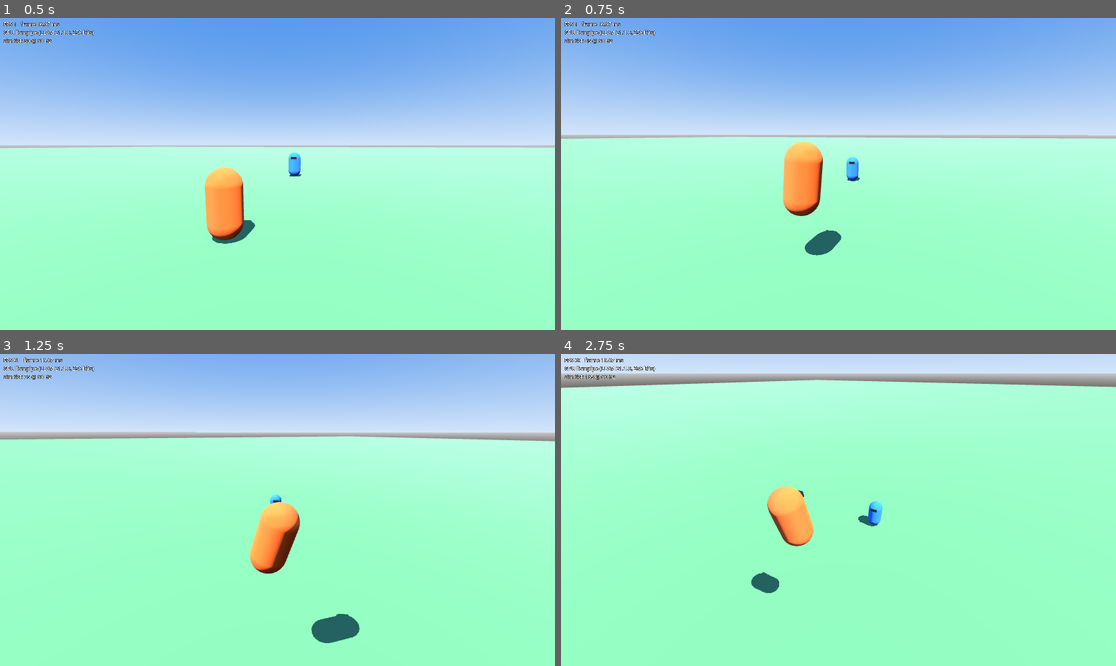
Above: before the commit, frames 1-4 (two rows, left to right).
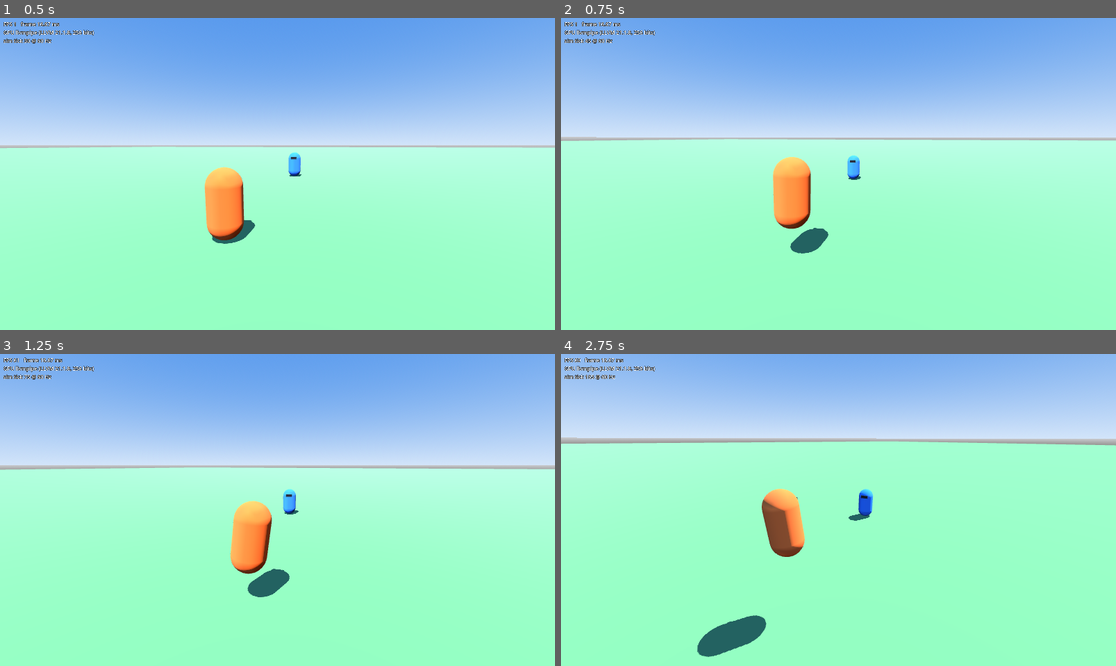
Above: after the commit, the same moments.

Repository: ArnabChatterjee20k/skybreak
Game: Godot game, scene res://game/levels/test_arena.tscn
The game is run twice, just before and just after one commit, with the same random seed, the same clock (stepped at 60 frames per second) and the same inputs.
Inputs (mouse positions are in pixels of both pictures, inside the frame that each line leads up to):
- Up to frame 1 (0.5 s): no input
- Up to frame 2 (0.75 s): tap Enter at 0.5 s; move the mouse to (960, 158) at 0.52 s; hold D (move_right) from 0.53 s (still down); tap Space (ascend) at 0.6 s; click (960, 158) at 0.67 s
- Up to frame 3 (1.25 s): keep holding D (move_right)
- Up to frame 4 (2.75 s): move the mouse to (810, 510) at 1.27 s; release D (move_right) at 1.28 s; hold W (move_forward) from 1.28 s (still down); tap Space (ascend) at 1.35, 2.3 s; move the mouse to (849, 503) at 2.02 s; tap E (fighter_block) at 2.1 s

Frame 1 is identical in both runs. In frame 2, 3.6% of the frame differs, in the area x 0-100%, y 37-77%; in frame 3, 40%, in the area x 0-100%, y 0-93%; in frame 4, 31%.

Commit message:
T-D03: Attack state machine, light string, charged smash and cancels
One ATTACKING state with a phase derived from move_tick. Attacks start from
idle, moving, flying and charging through the input buffer, lock movement
except a per-move step, and keep their facing. Adds register_contact and
can_cancel_into for T-D04, push-block routing, and the view read API.
Buffer tests now use an action nothing consumes, and the 10k-tick
determinism match scripts attacks, strings, charge, contact and cancels.

Co-Authored-By: Claude Opus 5.5 <noreply@anthropic.com>

Diff:
--- a/game/combat/combat_sim.gd
+++ b/game/combat/combat_sim.gd
@@ -16,11 +16,21 @@
 const _DASH := FighterInput.Action.DASH
 const _BLOCK := FighterInput.Action.BLOCK
 const _CHARGE := FighterInput.Action.CHARGE
+const _LIGHT := FighterInput.Action.LIGHT
+const _HEAVY := FighterInput.Action.HEAVY
 const _UNIT := FighterState.METER_UNIT
 ## Presses that do not interrupt charging.
 const _CHARGE_SAFE_ACTIONS := FighterInput.Action.CHARGE | FighterInput.Action.LOCK_TOGGLE
 ## A rush dash counts as arrived within this many metres of its stop distance.
 const _RUSH_ARRIVAL_MARGIN := 0.01
+## Planar move input shorter than this makes a neutral heavy.
+const _HEAVY_DEADZONE := 0.5
+## Move input within 45 degrees of toward/away from the target picks Breaker/Launcher.
+const _HEAVY_CONE := 0.7071
+## States an attack can start from; charging is ended first by the attack press.
+const _ATTACK_START_STATES: Array[FighterState.State] = [
+	FighterState.State.IDLE, FighterState.State.MOVING, FighterState.State.FLYING,
+]
 
 var current_tick: int = 0
 var fighters: Array[FighterState] = []
@@ -79,7 +89,8 @@
 	round_winner = -1
 	for fighter in fighters:
 		_reset_round_meters(fighter)
-		if fighter.state in [FighterState.State.CHARGING, FighterState.State.GUARD_BROKEN]:
+		if fighter.state in [FighterState.State.CHARGING, FighterState.State.GUARD_BROKEN,
+				FighterState.State.ATTACKING]:
 			_enter_free_state(fighter)
 
 
@@ -183,6 +194,31 @@
 		fighter.enter_state(FighterState.State.GUARD_BROKEN)
 
 
+## Records that the fighter's current move touched an opponent, which opens
+## its cancel window. T-D04 calls it on hit or block; ignored when not attacking.
+func register_contact(fighter_index: int, blocked: bool) -> void:
+	var fighter := fighters[fighter_index]
+	if fighter.state != FighterState.State.ATTACKING or fighter.holding_charge:
+		return
+	if blocked:
+		fighter.contact_blocked = true
+	else:
+		fighter.contact_hit = true
+
+
+## True if the current move may be cancelled into a move of this level right
+## now: higher level only, inside the cancel window, after contact.
+func can_cancel_into(fighter_index: int, level: MoveData.CancelLevel) -> bool:
+	var fighter := fighters[fighter_index]
+	var move := fighter.move
+	if fighter.state != FighterState.State.ATTACKING or fighter.holding_charge \
+			or level <= move.cancel_level \
+			or fighter.move_tick < move.cancel_start_tick or fighter.move_tick >= move.cancel_end_tick:
+		return false
+	return (fighter.contact_hit and move.cancel_on_hit) \
+		or (fighter.contact_blocked and move.cancel_on_block)
+
+
 ## Uses up a vanish input (both presses). False if there is none.
 func consume_vanish_input(fighter_index: int) -> bool:
 	if not has_vanish_input(fighter_index):
@@ -202,6 +238,7 @@
 	_finish_timed_action(index, input)
 	if not round_over:
 		_start_buffered_action(index, input, wish)
+		_start_attack(index, input, wish)
 		_start_charging(index)
 	match fighter.state:
 		FighterState.State.IDLE, FighterState.State.MOVING:
@@ -212,12 +249,16 @@
 			_move_flying(fighter, input, wish)
 		FighterState.State.DASHING:
 			_move_dashing(index, input, wish)
+		FighterState.State.ATTACKING:
+			_move_attacking(fighter)
 		FighterState.State.VANISHING, FighterState.State.CHARGING, FighterState.State.GUARD_BROKEN:
 			fighter.velocity = Vector3.ZERO
 	fighter.position += fighter.velocity * TICK_SECONDS
 	_clamp_to_arena(fighter)
 	_land_if_on_floor(fighter)
-	_update_facing(index)
+	# An attack keeps the facing it started with.
+	if fighter.state != FighterState.State.ATTACKING:
+		_update_facing(index)
 	if not round_over:
 		_update_meters(fighter)
 	fighter.state_ticks += 1
@@ -243,10 +284,13 @@
 		fighter.lock_on_target = _next_opponent(index, fighter.lock_on_target, input.target_switch)
 
 
-## Ends dashes, vanishes, charging and guard breaks that are over, before new actions.
+## Ends dashes, vanishes, charging, guard breaks and attacks that are over, before new actions.
 func _finish_timed_action(index: int, input: FighterInput) -> void:
 	var fighter := fighters[index]
 	match fighter.state:
+		FighterState.State.ATTACKING:
+			_advance_attack(index, input)
+			return
 		FighterState.State.VANISHING:
 			if fighter.state_ticks >= tuning.vanish_step_ticks:
 				_enter_free_state(fighter)
@@ -289,7 +333,8 @@
 func _start_buffered_action(index: int, input: FighterInput, wish: Vector3) -> void:
 	var fighter := fighters[index]
 	var free := _is_free(fighter)
-	var can_vanish := free or fighter.state == FighterState.State.DASHING
+	var can_vanish := free or fighter.state == FighterState.State.DASHING \
+		or can_cancel_into(index, MoveData.CancelLevel.VANISH)
 	if can_vanish and has_vanish_input(index):
 		if _spend_ki(fighter, meter_tuning.vanish_step_ki_cost):
 			consume_vanish_input(index)
@@ -306,6 +351,136 @@
 	if consume_buffered(index, _CHARGE):
 		fighter.velocity = Vector3.ZERO
 		fighter.enter_state(FighterState.State.CHARGING)
+
+
+## Starts a buffered attack from a free state, or a heavy that cancels the current move.
+func _start_attack(index: int, input: FighterInput, wish: Vector3) -> void:
+	var fighter := fighters[index]
+	if fighter.state == FighterState.State.ATTACKING:
+		if is_buffered(index, _HEAVY) and can_cancel_into(index, MoveData.CancelLevel.HEAVY):
+			_begin_heavy(index, input, wish)
+		return
+	if fighter.state not in _ATTACK_START_STATES:
+		return
+	if is_buffered(index, _HEAVY):
+		_begin_heavy(index, input, wish)
+	elif is_buffered(index, _LIGHT):
+		_begin_light(index, 1)
+
+
+## Starts light number (1-based) of the string. False if the fighter lacks the move or its ki.
+func _begin_light(index: int, number: int) -> bool:
+	var fighter := fighters[index]
+	var lights := _move_set(fighter).light_string
+	if number > lights.size() or not _spend_ki(fighter, lights[number - 1].ki_cost):
+		return false
+	consume_buffered(index, _LIGHT)
+	_update_facing(index)
+	fighter.begin_move(lights[number - 1])
+	fighter.string_index = number
+	return true
+
+
+func _begin_heavy(index: int, input: FighterInput, wish: Vector3) -> void:
+	var fighter := fighters[index]
+	var move := _heavy_for(index, input, wish)
+	if move == null or not _spend_ki(fighter, move.ki_cost):
+		return
+	consume_buffered(index, _HEAVY)
+	_update_facing(index)
+	fighter.begin_move(move)
+	if move.can_charge() and input.is_held(_HEAVY):
+		fighter.charge_ticks = 1
+
+
+## Push-block while blocking; else ascend/descend, then direction relative to the target.
+func _heavy_for(index: int, input: FighterInput, wish: Vector3) -> MoveData:
+	var fighter := fighters[index]
+	var moves := _move_set(fighter)
+	if fighter.blocking:
+		return moves.push_block
+	if input.vertical > 0:
+		return moves.rising
+	if input.vertical < 0:
+		return moves.spike
+	var planar := Vector3(wish.x, 0.0, wish.z)
+	if planar.length() < _HEAVY_DEADZONE:
+		return moves.smash
+	var along := planar.normalized().dot(_attack_forward(index))
+	if along >= _HEAVY_CONE:
+		return moves.breaker
+	if along <= -_HEAVY_CONE:
+		return moves.launcher
+	return moves.sweep
+
+
+## Planar unit direction toward the lock-on target, or the facing when unlocked.
+func _attack_forward(index: int) -> Vector3:
+	var fighter := fighters[index]
+	if fighter.lock_on_target >= 0:
+		var to_target := fighters[fighter.lock_on_target].position - fighter.position
+		to_target.y = 0.0
+		if to_target.length_squared() > 0.0001:
+			return to_target.normalized()
+	return Basis(Vector3.UP, fighter.facing_yaw) * Vector3.FORWARD
+
+
+## Moves the attack on by one tick: charge, string, end of the move.
+func _advance_attack(index: int, input: FighterInput) -> void:
+	var fighter := fighters[index]
+	if fighter.holding_charge:
+		_hold_charge(fighter, input)
+		return
+	fighter.move_tick += 1
+	var move := fighter.move
+	if fighter.move_tick >= move.total_ticks():
+		_enter_free_state(fighter)
+		return
+	if move.can_charge() and fighter.move_tick < move.startup_ticks:
+		# Charge counts only while the button stays held since the press.
+		if input.is_held(_HEAVY) and fighter.charge_ticks == fighter.move_tick:
+			fighter.charge_ticks += 1
+			if fighter.charge_ticks >= move.charge_level_ticks[0]:
+				fighter.holding_charge = true
+				fighter.move_tick = 0
+				_hold_charge(fighter, input, false)
+		return
+	_advance_string(index)
+
+
+## Raises the charge level while held; release or the top level performs it.
+func _hold_charge(fighter: FighterState, input: FighterInput, count_tick: bool = true) -> void:
+	var levels := _move_set(fighter).charged_smash
+	if input.is_held(_HEAVY):
+		if count_tick:
+			fighter.charge_ticks += 1
+		var level := 0
+		for threshold in fighter.move.charge_level_ticks:
+			if fighter.charge_ticks >= threshold:
+				level += 1
+		fighter.charge_level = mini(level, levels.size())
+		if fighter.charge_level < levels.size():
+			return
+	var reached := fighter.charge_level
+	fighter.begin_move(levels[reached - 1])
+	fighter.charge_level = reached
+
+
+## Light string: one press inside the window queues the next hit; any press
+## outside it drops the string, and later presses are ignored (no mashing).
+func _advance_string(index: int) -> void:
+	var fighter := fighters[index]
+	var move := fighter.move
+	if fighter.string_index == 0 or fighter.string_index >= _move_set(fighter).light_string.size():
+		return
+	if consume_buffered(index, _LIGHT) and not fighter.string_dropped and not fighter.string_queued:
+		var opens := move.string_window_start_tick
+		if fighter.move_tick >= opens and fighter.move_tick < opens + move.string_window_ticks:
+			fighter.string_queued = true
+		else:
+			fighter.string_dropped = true
+	if fighter.string_queued and fighter.move_tick >= move.recovery_start_tick():
+		_begin_light(index, fighter.string_index + 1)
 
 
 func _start_dash(index: int, input: FighterInput, wish: Vector3) -> void:
@@ -404,6 +579,16 @@
 			# Never overshoot the stop distance in one tick.
 			var room := maxf(to_target.length() - tuning.rush_stop_distance, 0.0)
 			fighter.velocity = fighter.dash_direction * minf(tuning.rush_speed, room / TICK_SECONDS)
+
+
+## Attacks hold position except the move's step, spread over its startup.
+func _move_attacking(fighter: FighterState) -> void:
+	var move := fighter.move
+	fighter.velocity = Vector3.ZERO
+	if fighter.holding_charge or fighter.move_tick >= move.startup_ticks:
+		return
+	var forward := Basis(Vector3.UP, fighter.facing_yaw) * Vector3.FORWARD
+	fighter.velocity = forward * (move.step_distance / (move.startup_ticks * TICK_SECONDS))
 
 
 ## Keeps fighters inside the arena box and stops motion into its walls.
@@ -563,6 +748,12 @@
 	fighter.burst = mini(fighter.burst + units, cap)
 
 
+func _move_set(fighter: FighterState) -> MoveSet:
+	if fighter.stats.move_set:
+		return fighter.stats.move_set
+	return (DEFAULT_FIGHTER_STATS as FighterStats).move_set
+
+
 ## Standing, moving, falling or flying: able to start a new action.
 func _is_free(fighter: FighterState) -> bool:
 	return fighter.state in [
--- a/game/combat/fighter_state.gd
+++ b/game/combat/fighter_state.gd
@@ -3,7 +3,7 @@
 ## Simulation state of one fighter. Presentation reads it; only CombatSim
 ## writes it. Add new fields to state_values() so the state hash covers them.
 
-## What the fighter is doing. Later tasks add attack, hitstun, blockstun etc.
+## What the fighter is doing. Later tasks add hitstun, blockstun etc.
 enum State {
 	IDLE, ## Standing on the ground.
 	MOVING, ## Running or sliding on the ground.
@@ -13,6 +13,16 @@
 	VANISHING, ## Vanish step: teleported, briefly unable to act.
 	CHARGING, ## Charging ki in place; any other action or a hit ends it.
 	GUARD_BROKEN, ## Stunned after the guard meter ran out.
+	ATTACKING, ## Performing a move; attack_phase() says which part.
+}
+
+## Part of the current move, derived from move_tick.
+enum AttackPhase {
+	NONE, ## Not attacking.
+	HOLD, ## Holding the button to charge (Charged Smash).
+	STARTUP,
+	ACTIVE,
+	RECOVERY,
 }
 
 ## Stored meter units per display unit: meters are integers in sixtieths.
@@ -60,11 +70,102 @@
 ## Last Stand gives its free burst once per match.
 var last_stand_used: bool = false
 
+# Attack, all reset when the fighter leaves ATTACKING.
+## The move being performed, or null.
+var move: MoveData
+## Tick of the move being performed, 0 on its first startup tick. Stays 0 while holding.
+var move_tick: int = 0
+## True while holding the button to charge a chargeable move.
+var holding_charge: bool = false
+## Ticks the charge button has been held since the press.
+var charge_ticks: int = 0
+## Charge level reached, 0 when not charged.
+var charge_level: int = 0
+## Position in the light string (1 = first light), 0 when not in one.
+var string_index: int = 0
+## A light press came outside the timing window: this hit ends the string.
+var string_dropped: bool = false
+## A light press came inside the window: the next hit comes out at recovery start.
+var string_queued: bool = false
+## The current move touched an opponent (set through CombatSim.register_contact).
+var contact_hit: bool = false
+var contact_blocked: bool = false
+
 
 ## Switches to new_state and restarts the tick counter, even if it is the same state.
+## Leaving ATTACKING clears the attack.
 func enter_state(new_state: State) -> void:
 	state = new_state
 	state_ticks = 0
+	if new_state != State.ATTACKING:
+		_clear_attack()
+
+
+## Starts performing new_move from its first startup tick.
+func begin_move(new_move: MoveData) -> void:
+	enter_state(State.ATTACKING)
+	_clear_attack()
+	move = new_move
+
+
+## Id of the move being performed, empty when not attacking.
+func move_id() -> StringName:
+	return move.id if move else &""
+
+
+func attack_phase() -> AttackPhase:
+	if move == null:
+		return AttackPhase.NONE
+	if holding_charge:
+		return AttackPhase.HOLD
+	if move_tick < move.startup_ticks:
+		return AttackPhase.STARTUP
+	if move_tick < move.recovery_start_tick():
+		return AttackPhase.ACTIVE
+	return AttackPhase.RECOVERY
+
+
+## Ticks into the current attack phase, 0 on its first tick. HOLD counts from the button press.
+func phase_tick() -> int:
+	match attack_phase():
+		AttackPhase.HOLD:
+			return charge_ticks - 1
+		AttackPhase.STARTUP:
+			return move_tick
+		AttackPhase.ACTIVE:
+			return move_tick - move.startup_ticks
+		AttackPhase.RECOVERY:
+			return move_tick - move.recovery_start_tick()
+	return 0
+
+
+## This tick's hitboxes in world space, as {start, end, radius}; start == end is a sphere.
+func active_hitboxes() -> Array[Dictionary]:
+	var shapes: Array[Dictionary] = []
+	if move == null or holding_charge:
+		return shapes
+	var to_world := Transform3D(Basis(Vector3.UP, facing_yaw), position)
+	for shape in move.hitboxes_at(move_tick):
+		shapes.append({
+			"start": to_world * (shape.start as Vector3),
+			"end": to_world * (shape.end as Vector3),
+			"radius": shape.radius,
+		})
+	return shapes
+
+
+## True while hits do not interrupt the current move (armor).
+func is_armored() -> bool:
+	return move != null and not holding_charge \
+		and move_tick >= move.armor_start_tick and move_tick < move.armor_end_tick
+
+
+## True while a hit on the given body part passes through (invincibility).
+func is_invincible_to(upper_body_hit: bool) -> bool:
+	if move == null or holding_charge \
+			or move_tick < move.invincible_start_tick or move_tick >= move.invincible_end_tick:
+		return false
+	return upper_body_hit or not move.invincible_upper_body_only
 
 
 func is_grounded() -> bool:
@@ -104,4 +205,19 @@
 		dash_kind, dash_direction, press_ages, consumed_presses,
 		health, grey_health, ki, guard, burst, ticks_since_hit, ticks_since_block,
 		blocking, last_stand_used,
+		move_id(), move_tick, holding_charge, charge_ticks, charge_level,
+		string_index, string_dropped, string_queued, contact_hit, contact_blocked,
 	]
+
+
+func _clear_attack() -> void:
+	move = null
+	move_tick = 0
+	holding_charge = false
+	charge_ticks = 0
+	charge_level = 0
+	string_index = 0
+	string_dropped = false
+	string_queued = false
+	contact_hit = false
+	contact_blocked = false
--- a/tests/combat/test_combat_sim.gd
+++ b/tests/combat/test_combat_sim.gd
@@ -1,7 +1,7 @@
 extends GutTest
 
 ## Held-action sets the scripted match picks from, so dashes can be held long
-## enough to sustain and vanishes, lock-ons, charging and other buttons all happen.
+## enough to sustain and vanishes, lock-ons, charging, attacks and charged smashes all happen.
 const SCRIPTED_HOLDS: Array[int] = [
 	0,
 	FighterInput.Action.DASH,
@@ -12,15 +12,21 @@
 	FighterInput.Action.LIGHT | FighterInput.Action.HEAVY,
 	FighterInput.Action.CHARGE,
 	FighterInput.Action.CHARGE,
+	FighterInput.Action.HEAVY,
+	FighterInput.Action.HEAVY,
+	FighterInput.Action.LIGHT,
 ]
+## Chance per tick that light is tapped on top of the intent, so strings chain and drop.
+const LIGHT_TAP_CHANCE := 0.15
 const SCRIPTED_MOVES: Array[Vector2] = [
 	Vector2.ZERO, Vector2(0, 1), Vector2(0, -1), Vector2(1, 0), Vector2(-0.6, 0.8),
 ]
 
 
 ## Plays a scripted 2-fighter match: each fighter keeps a random intent for a
-## random stretch of ticks and now and then takes damage, guard damage or
-## blocks. A KO starts the next round. Records states, dash kinds and KOs seen.
+## random stretch of ticks, taps light now and then, and now and then takes
+## damage, guard damage or blocks; active attacks sometimes make contact. A KO
+## starts the next round. Records states, dash kinds, moves, cancels and KOs seen.
 func _run_match(seed_value: int, ticks: int, visited: Dictionary) -> int:
 	var sim := CombatSim.new(seed_value)
 	sim.add_fighter(Vector3(0, 1, 6))
@@ -36,28 +42,54 @@
 			if ticks_left[i] == 0:
 				intents[i] = _random_intent(scripted)
 				ticks_left[i] = scripted.randi_range(1, 40)
+				if intents[i].held_actions == FighterInput.Action.HEAVY:
+					# Long enough now and then to reach every charge level.
+					ticks_left[i] = scripted.randi_range(1, 80)
 			ticks_left[i] -= 1
-			var input := FighterInput.from_held(intents[i].held_actions, previous[i])
+			var held := intents[i].held_actions
+			if scripted.randf() < LIGHT_TAP_CHANCE:
+				held ^= FighterInput.Action.LIGHT
+			var input := FighterInput.from_held(held, previous[i])
 			input.move = intents[i].move
 			input.vertical = intents[i].vertical
 			input.view_yaw = intents[i].view_yaw
 			input.target_switch = scripted.randi_range(-1, 1) if scripted.randf() < 0.01 else 0
 			inputs.append(input)
 		_script_meter_events(sim, scripted)
+		var before: Array = sim.fighters.map(func(f: FighterState) -> Array: return [f.move, f.move_tick])
 		sim.tick(inputs)
 		previous = inputs
 		if sim.round_over:
 			visited["ko"] = true
 			sim.start_round()
-		for fighter in sim.fighters:
+		for i in sim.fighters.size():
+			var fighter := sim.fighters[i]
 			visited["state %d" % fighter.state] = true
 			visited["dash %d" % fighter.dash_kind] = true
+			visited["move %s" % fighter.move_id()] = true
+			visited["string %d" % fighter.string_index] = true
+			visited["charge %d" % fighter.charge_level] = true
+			_record_cancel(before[i], fighter, visited)
 	return sim.state_hash()
 
 
-## Stand-ins for the hits and blocks T-D04/T-D05 will produce.
+## Marks a cancel: the previous move was cut short by a heavy or a vanish step.
+func _record_cancel(before: Array, fighter: FighterState, visited: Dictionary) -> void:
+	var old_move: MoveData = before[0]
+	if old_move == null or before[1] + 1 >= old_move.total_ticks() or old_move.can_charge():
+		return
+	if fighter.state == FighterState.State.VANISHING:
+		visited["cancel vanish"] = true
+	elif old_move.cancel_level == MoveData.CancelLevel.LIGHT and fighter.move != null \
+			and fighter.move.cancel_level == MoveData.CancelLevel.HEAVY:
+		visited["cancel heavy"] = true
+
+
+## Stand-ins for the hits, blocks and contacts T-D04/T-D05 will produce.
 func _script_meter_events(sim: CombatSim, scripted: RandomNumberGenerator) -> void:
 	for i in 2:
+		if sim.fighters[i].attack_phase() == FighterState.AttackPhase.ACTIVE and scripted.randf() < 0.5:
+			sim.register_contact(i, scripted.randf() < 0.5)
 		var roll := scripted.randf()
 		if roll < 0.02:
 			sim.apply_damage(i, 1 - i, scripted.randi_range(100, 900))
@@ -85,6 +117,26 @@
 	assert_eq(_run_match(42, 10_000, {}), _run_match(42, 10_000, {}))
 
 
+func test_the_scripted_10k_tick_match_covers_every_kael_move_strings_charge_and_cancels() -> void:
+	var visited := {}
+	_run_match(42, 10_000, visited)
+	var moves: MoveSet = (CombatSim.DEFAULT_FIGHTER_STATS as FighterStats).move_set
+	var ids: Array[StringName] = []
+	for move in moves.light_string:
+		ids.append(move.id)
+	for move: MoveData in [moves.smash, moves.breaker, moves.launcher, moves.rising, moves.spike,
+			moves.sweep, moves.push_block]:
+		ids.append(move.id)
+	for move in moves.charged_smash:
+		ids.append(move.id)
+	for id in ids:
+		assert_true(visited.has("move %s" % id), "performed %s" % id)
+	assert_true(visited.has("string 4"), "a full light string")
+	assert_true(visited.has("charge 3"), "a level 3 charged smash")
+	assert_true(visited.has("cancel heavy"), "a light cancelled into a heavy")
+	assert_true(visited.has("cancel vanish"), "an attack cancelled into a vanish step")
+
+
 func test_the_scripted_10k_tick_match_covers_every_movement_mode_and_a_knockout() -> void:
 	var visited := {}
 	_run_match(42, 10_000, visited)
@@ -92,7 +144,7 @@
 	for state in [
 		FighterState.State.IDLE, FighterState.State.MOVING, FighterState.State.FLYING,
 		FighterState.State.DASHING, FighterState.State.VANISHING,
-		FighterState.State.CHARGING, FighterState.State.GUARD_BROKEN,
+		FighterState.State.CHARGING, FighterState.State.GUARD_BROKEN, FighterState.State.ATTACKING,
 	]:
 		assert_true(visited.has("state %d" % state), "reached %s" % FighterState.State.keys()[state])
 	for kind in [FighterState.DashKind.STEP, FighterState.DashKind.SUSTAINED, FighterState.DashKind.RUSH]:
@@ -127,9 +179,9 @@
 func test_state_hash_covers_the_input_buffer() -> void:
 	var sim := CombatSim.new()
 	sim.add_fighter(Vector3.ZERO)
-	var input := FighterInput.from_held(FighterInput.Action.LIGHT, FighterInput.new())
+	var input := FighterInput.from_held(FighterInput.Action.TRANSFORM, FighterInput.new())
 	var inputs: Array[FighterInput] = [input]
 	sim.tick(inputs)
 	var before := sim.state_hash()
-	sim.consume_buffered(0, FighterInput.Action.LIGHT)
+	sim.consume_buffered(0, FighterInput.Action.TRANSFORM)
 	assert_ne(sim.state_hash(), before)
--- a/tests/combat/test_input_buffer.gd
+++ b/tests/combat/test_input_buffer.gd
@@ -1,6 +1,7 @@
 extends GutTest
 
-const LIGHT := FighterInput.Action.LIGHT
+## An action no sim system consumes yet, so the buffer itself is under test.
+const PRESS := FighterInput.Action.TRANSFORM
 const DASH := FighterInput.Action.DASH
 const BLOCK := FighterInput.Action.BLOCK
 
@@ -28,44 +29,44 @@
 
 
 func test_a_press_is_buffered_on_the_tick_it_happens() -> void:
-	_hold(LIGHT)
-	assert_true(_sim.is_buffered(0, LIGHT))
+	_hold(PRESS)
+	assert_true(_sim.is_buffered(0, PRESS))
 
 
 func test_a_press_can_still_be_consumed_on_the_last_of_its_six_ticks() -> void:
-	_hold(LIGHT)
+	_hold(PRESS)
 	_hold(0, CombatSim.INPUT_BUFFER_TICKS - 1)
-	assert_true(_sim.consume_buffered(0, LIGHT))
+	assert_true(_sim.consume_buffered(0, PRESS))
 
 
 func test_a_press_expires_after_six_ticks() -> void:
-	_hold(LIGHT)
+	_hold(PRESS)
 	_hold(0, CombatSim.INPUT_BUFFER_TICKS)
-	assert_false(_sim.is_buffered(0, LIGHT))
-	assert_false(_sim.consume_buffered(0, LIGHT))
+	assert_false(_sim.is_buffered(0, PRESS))
+	assert_false(_sim.consume_buffered(0, PRESS))
 
 
 func test_a_buffered_press_is_consumed_only_once() -> void:
-	_hold(LIGHT)
-	assert_true(_sim.consume_buffered(0, LIGHT))
-	assert_false(_sim.consume_buffered(0, LIGHT))
+	_hold(PRESS)
+	assert_true(_sim.consume_buffered(0, PRESS))
+	assert_false(_sim.consume_buffered(0, PRESS))
 
 
 func test_holding_a_button_does_not_keep_it_buffered() -> void:
-	_hold(LIGHT, CombatSim.INPUT_BUFFER_TICKS + 1)
-	assert_false(_sim.is_buffered(0, LIGHT))
+	_hold(PRESS, CombatSim.INPUT_BUFFER_TICKS + 1)
+	assert_false(_sim.is_buffered(0, PRESS))
 
 
 func test_pressing_again_after_consuming_buffers_a_new_press() -> void:
-	_hold(LIGHT)
-	_sim.consume_buffered(0, LIGHT)
+	_hold(PRESS)
+	_sim.consume_buffered(0, PRESS)
 	_hold(0)
-	_hold(LIGHT)
-	assert_true(_sim.consume_buffered(0, LIGHT))
+	_hold(PRESS)
+	assert_true(_sim.consume_buffered(0, PRESS))
 
 
 func test_buffering_one_action_leaves_the_others_alone() -> void:
-	_hold(LIGHT)
+	_hold(PRESS)
 	assert_false(_sim.is_buffered(0, FighterInput.Action.HEAVY))
 
 
--- a/tests/combat/test_meters.gd
+++ b/tests/combat/test_meters.gd
@@ -3,7 +3,6 @@
 const DASH := FighterInput.Action.DASH
 const BLOCK := FighterInput.Action.BLOCK
 const CHARGE := FighterInput.Action.CHARGE
-const LIGHT := FighterInput.Action.LIGHT
 const LOCK := FighterInput.Action.LOCK_TOGGLE
 const RIGHT := Vector2(1, 0)
 const FORWARD := Vector2(0, 1)
@@ -162,7 +161,7 @@
 func test_pressing_another_action_cancels_charging() -> void:
 	_start()
 	_drive(10, CHARGE)
-	_drive(1, CHARGE | LIGHT)
+	_drive(1, CHARGE | FighterInput.Action.TRANSFORM)
 	assert_eq(_fighter().state, FighterState.State.IDLE)
 
 
